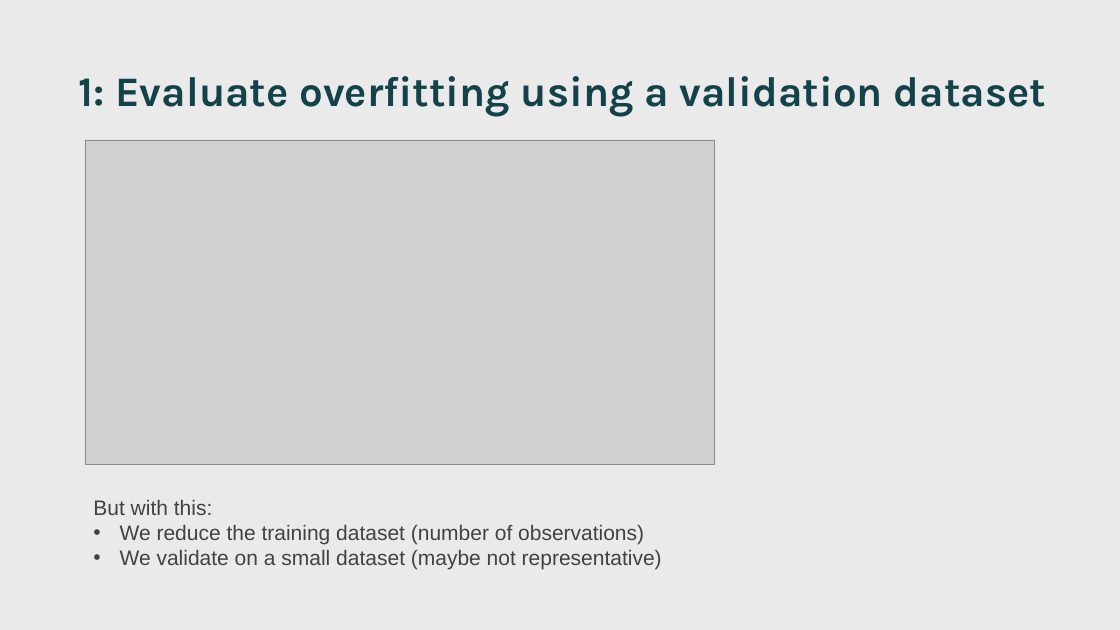
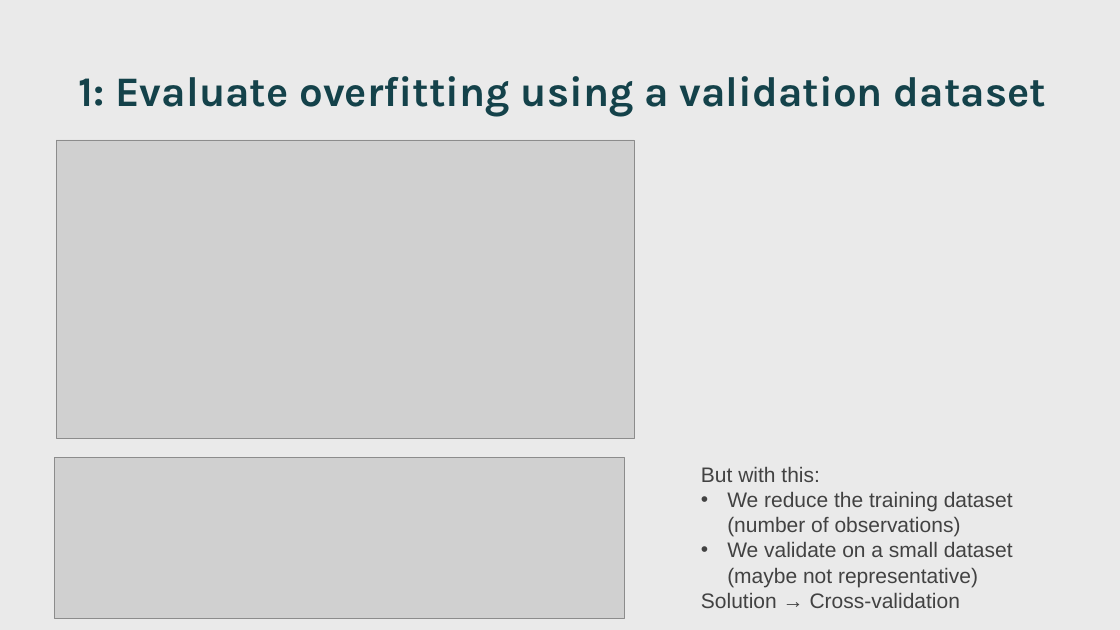
Before and after one commit to jgarciab/ml_julius, a slide deck: slide 10 of Slides/talk.pptx. Drawn at 1120x630 pixels with LibreOffice and Linux fonts; fonts in the diff are those of the drawing; grey boxes stand for pictures. Boxes give left, top, right and bottom in pixels: in the first picture for what was removed or moved away, otherwise in the second. Text is boxed around its words. In the diff, an @@ line names an element or a change of style, - is before the commit and + after.

```diff
--- a/Slides/talk.pptx
+++ b/Slides/talk.pptx
@@ picture: place and size @@
-picture at (85, 140, 714, 465)
+picture at (56, 140, 634, 439)
@@ picture added at (55, 457, 624, 618) @@
@@ text "But with this:": place and size @@
-text "But with this:" at (93, 500, 662, 570)
+text "But with this:" at (701, 467, 1013, 608)
@@ text at (701, 593, 960, 608): paragraph added @@
+Solution → Cross-validation
```
Also in this commit, not shown: 7 other slides changed, 2 other files.
